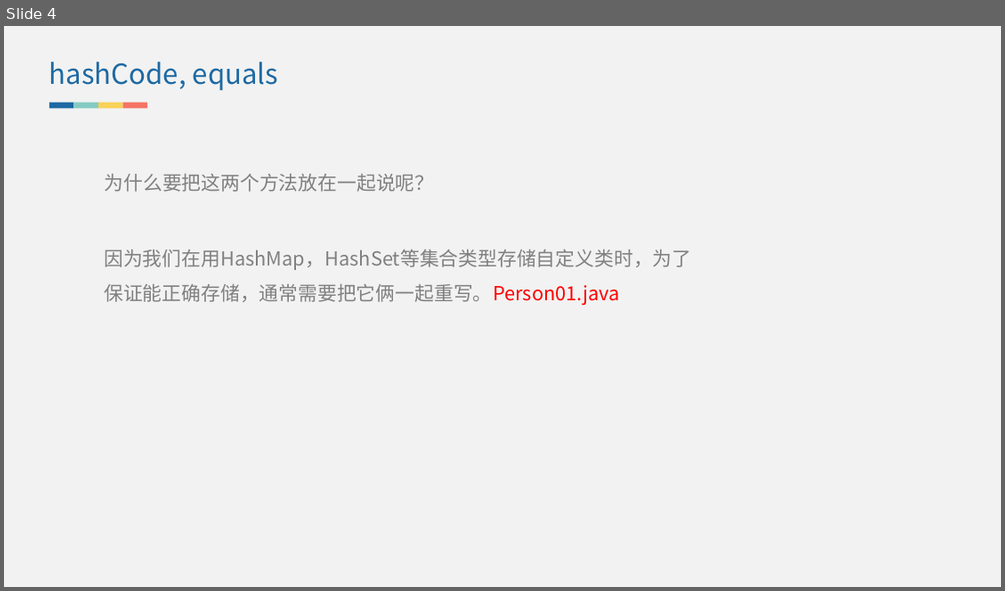
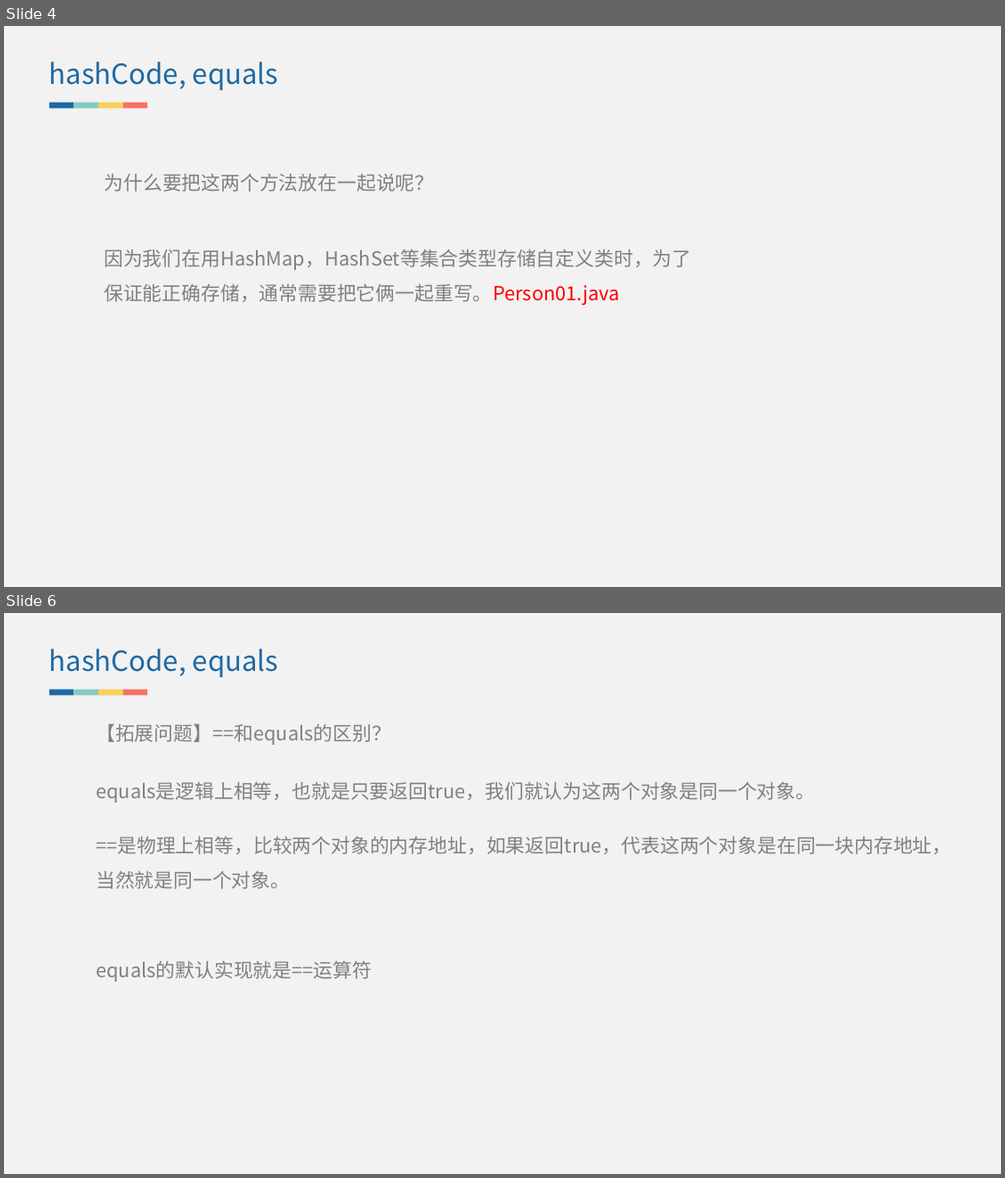
Before and after one commit to lvjiuluan/idea-projects, a slide deck: presentation/介绍一下 Object 常见方法？/介绍一下 Object 常见方法？.pptx. Shown one above the other, each under a label of ours: slide 4 before the commit, slides 4 and 6 after it; the slides between them are not shown. The pictures are 1005x591 and 1005x1178 pixels, drawn with LibreOffice and Linux fonts; fonts in the diff are those of the drawing. Boxes give left, top, right and bottom in pixels: in the first picture for what was removed or moved away, otherwise in the second. Text is boxed around its words. In the diff, an @@ line names an element or a change of style, - is before the commit and + after.

```diff
--- a/presentation/介绍一下 Object 常见方法？/介绍一下 Object 常见方法？.pptx
+++ b/presentation/介绍一下 Object 常见方法？/介绍一下 Object 常见方法？.pptx
@@ slide 6 added at <box>4,613,1001,1174</box>, background #F2F2F2 @@
@@ text added at <box>49,649,278,677</box>, 20 pt, text #1D69A3 @@
+hashCode, equals
@@ group added at <box>50,690,147,696</box>: 4 rectangles @@
@@ text added at <box>96,723,391,745</box>, 14 pt, text #808080 @@
+【拓展问题】==和equals的区别？
@@ text added at <box>96,782,815,803</box>, 14 pt, text #808080 @@
+equals是逻辑上相等，也就是只要返回true，我们就认为这两个对象是同一个对象。
@@ text added at <box>96,836,951,889</box>, 14 pt, text #808080 @@
+==是物理上相等，比较两个对象的内存地址，如果返回true，代表这两个对象是在同一块内存地址，当然就是同一个对象。
@@ text added at <box>96,961,372,981</box>, 14 pt, text #808080 @@
+equals的默认实现就是==运算符
```
Also in this commit, not shown: 1 slide changed, 6 other slides added, 5 other files.
